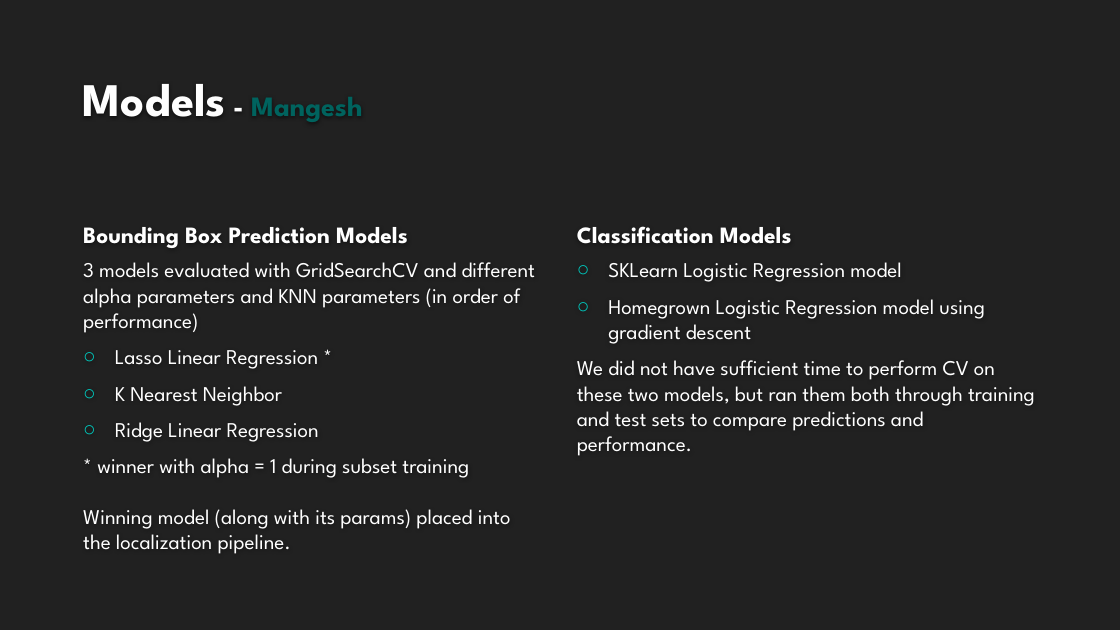
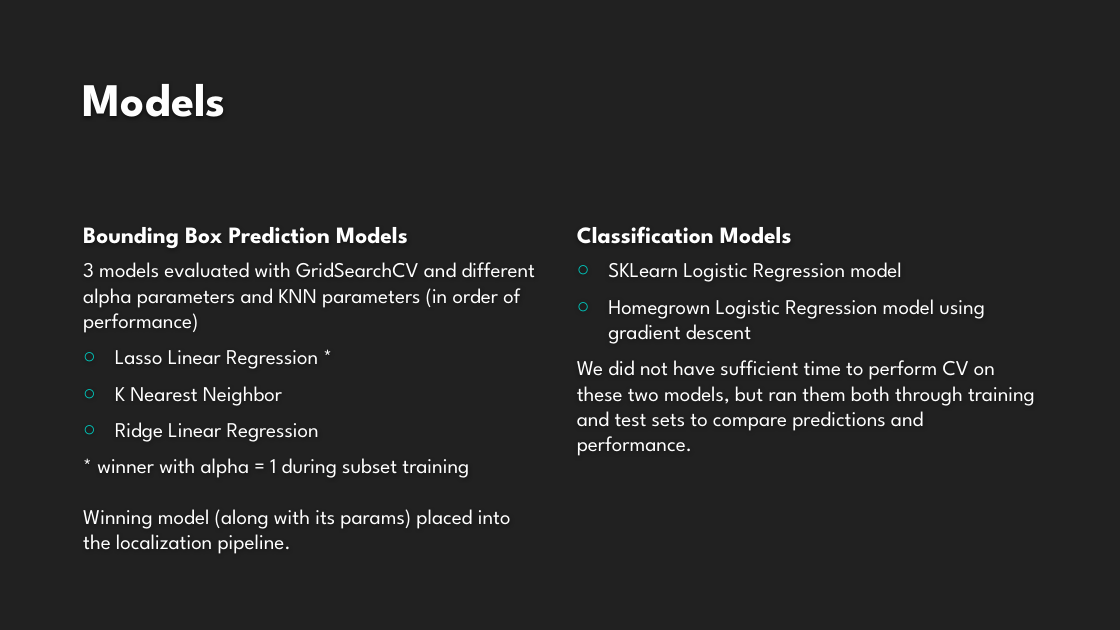
Before and after one commit to LaurenMadar/AML-finalgroup2, a slide deck: slide 10 of other/Group2_Phase1.pptx. Drawn at 1120x630 pixels with LibreOffice and Linux fonts; fonts in the diff are those of the drawing; background and template pictures are left out. Boxes give left, top, right and bottom in pixels: in the first picture for what was removed or moved away, otherwise in the second. Text is boxed around its words. In the diff, an @@ line names an element or a change of style, - is before the commit and + after.

```diff
--- a/other/Group2_Phase1.pptx
+++ b/other/Group2_Phase1.pptx
@@ title at (x1=83, y1=84, x2=226, y2=117): text changed; size 24 to 40 pt @@
-Models - Mangesh
+Models
```
Also in this commit, not shown: 5 other slides changed, 2 slides added, 2 slides removed.
